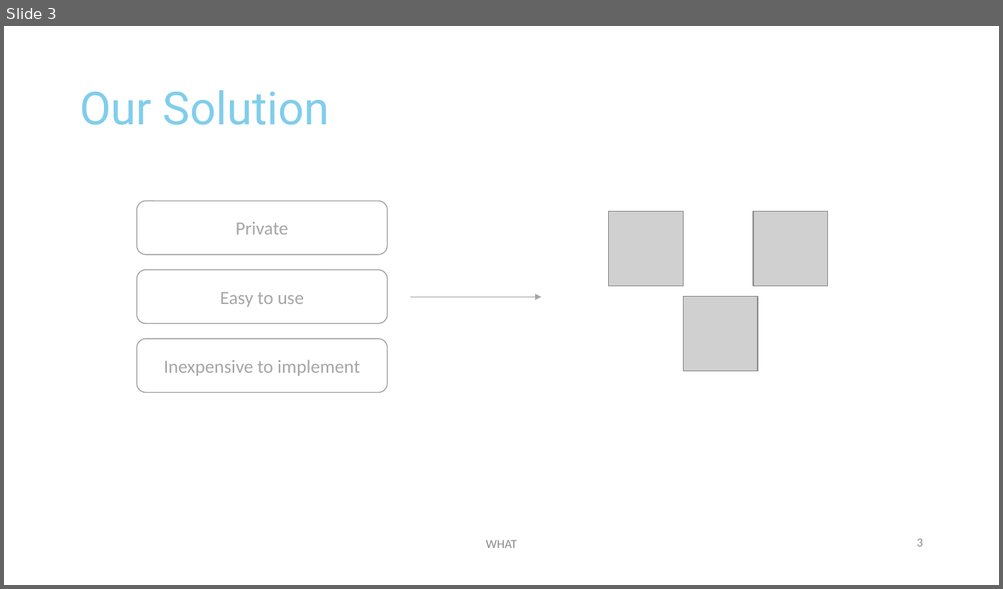
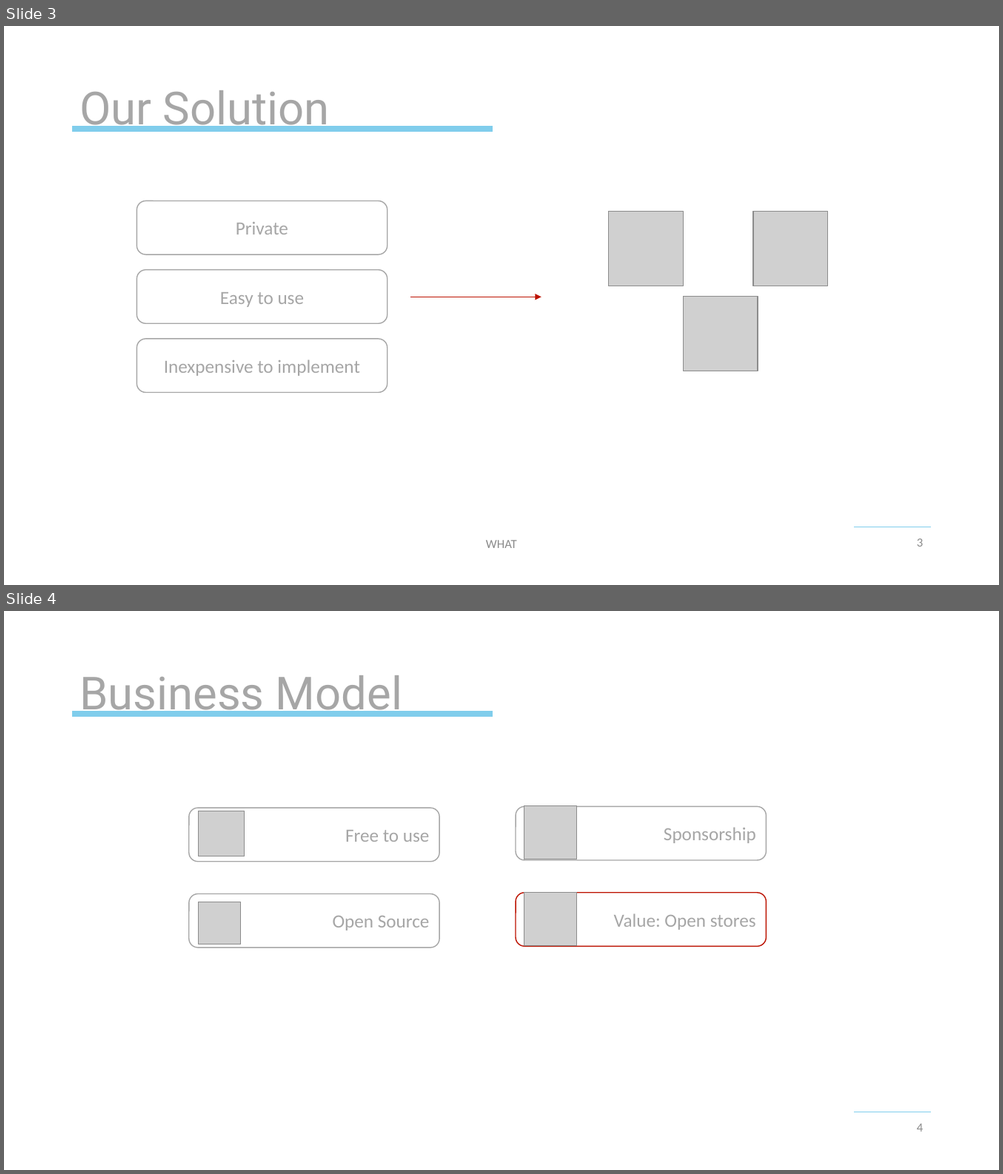
Before and after one commit to michael-spengler/Tracer-wwi19dsa, a slide deck: business/Tracer.pptx. Shown one above the other, each under a label of ours: slide 3 before the commit, slides 3 and 4 after it. The pictures are 1003x589 and 1003x1174 pixels, drawn with LibreOffice and Linux fonts; fonts in the diff are those of the drawing; grey boxes stand for pictures; background and template pictures are left out. Boxes give left, top, right and bottom in pixels: in the first picture for what was removed or moved away, otherwise in the second. Text is boxed around its words. In the diff, an @@ line names an element or a change of style, - is before the commit and + after.

```diff
--- a/business/Tracer.pptx
+++ b/business/Tracer.pptx
@@ slide 4 added at (4,611,999,1170), background #FFFFFF; not listed: 2 template elements that a slide beside it also shows @@
@@ title added at (79,675,402,717), 44 pt, text #A6A6A6 @@
+Business Model
@@ rounded rectangle added at (189,808,440,862), outline #A6A6A6 1 pt, 18 pt, text #A6A6A6 @@
+Free to use
@@ rounded rectangle added at (516,806,766,860), outline #A6A6A6 1 pt, 18 pt, text #A6A6A6 @@
+Sponsorship
@@ picture added at (524,806,577,859) @@
@@ picture added at (199,811,244,857) @@
@@ rounded rectangle added at (189,894,440,948), outline #A6A6A6 1 pt, 18 pt, text #A6A6A6 @@
+Open Source
@@ rounded rectangle added at (516,893,766,947), outline #BC1200 1 pt, 18 pt, text #A6A6A6 @@
+Value: Open stores
@@ picture added at (524,893,577,946) @@
@@ picture added at (199,903,242,945) @@
@@ page number added at (916,1124,922,1132), 12 pt, text #8C8C8C @@
+4
@@ slide 3 changed as well @@
@@ title "Our Solution" at (79,90,330,132): text colour #80CDEC to #A6A6A6 @@
@@ line added from (73, 129) to (492, 129), #80CDEC 6 pt @@
@@ arrow (410, 297) - (541, 297): stroke #A6A6A6 0.5 pt to #BC1200 0.5 pt @@
@@ line added from (854, 528) to (930, 528), #80CDEC 0.75 pt @@
```
Also in this commit, not shown: 6 other slides changed, 2 other files.
